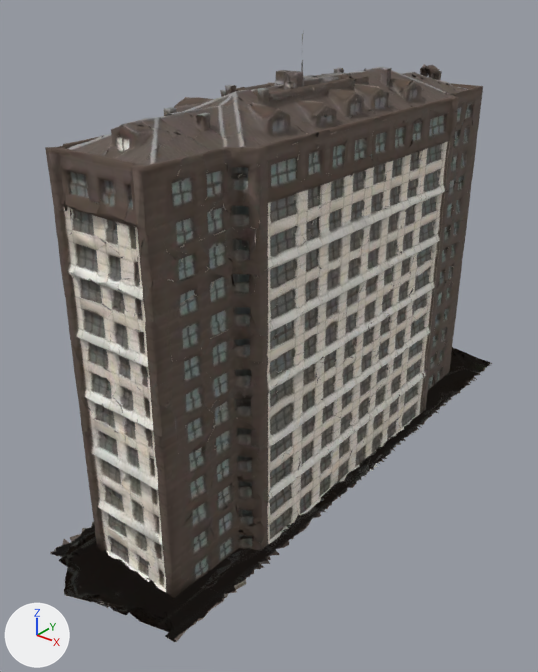
The glTF model assets/heavy/towers/urban-tower.glb as it was, and as the next commit left it.
Camera for both pictures: a 50 mm lens placed at (1.27, -1.73, 0.87), pointed at (0.02, -0.17, -0.1). Every picture has the same lights, and +X, +Y and +Z are marked at lower left. The picture after the commit comes second. Vertices at exactly the same position are counted once.
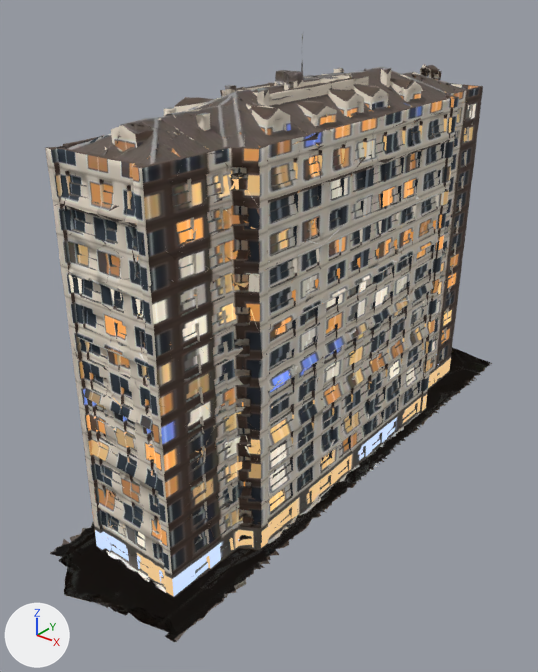
The newer file is also turned or shifted as a whole; pictures and numbers use the older file's frame.

Where the change shows, as pixel boxes [x1, y1, x2, y2] in the pictures (538 x 672 px):
'Mesh_0', reshaped
    before: [45, 30, 492, 642]
    after: [45, 34, 492, 642]
part 1 of me_mesh_0, reshaped
    before: [57, 62, 490, 642]
    after: [57, 61, 476, 642]
part 2 of me_mesh_0, recoloured
    both: [45, 65, 482, 598]

Patch to the scene script:
```diff
--- a/assets/heavy/towers/urban-tower.glb.py
+++ b/assets/heavy/towers/urban-tower.glb.py
@@ img_fac_base @@
+img_fac_base = load_image('fac-base', '_unpacked/fac-base', 2048, 1024, 'sRGB')
@@ img_fac_em @@
+img_fac_em = load_image('fac-em', '_unpacked/fac-em', 2048, 1024, 'sRGB')
@@ mat_facade @@
+mat_facade = bpy.data.materials.new('Facade')
+# uses the picture img_fac_base
+# uses the picture img_fac_em
@@ me_mesh_0 @@
 # used by ob_mesh_0; location = (0.0, 0.0, 0.0)
-me_mesh_0.from_pydata(...)  # 34173 vertices, 44332 faces; spans x -0.19..0.32, y -0.95..0.94, z -0.54..0.75
+me_mesh_0.from_pydata(...)  # 30802 vertices, 43313 faces; spans x -0.19..0.32, y -0.95..0.94, z -0.54..0.75
+# me_mesh_0 part 1: 1061 vertices moved from x -0.17..0.31, y -0.91..0.94, z -0.54..0.63 to x -0.17..0.3, y -0.91..0.94, z -0.54..0.63; 3735 vertices removed from x -0.17..0.31, y -0.95..0.94, z -0.54..0.71; 380 vertices added at x -0.17..0.31, y -0.87..0.92, z -0.54..0.66
+# me_mesh_0 part 2: 15522 faces spanning x -0.15..0.28, y -0.79..0.75, z -0.54..0.64 switch from mat_material_0 (picture img_ut_l_glb_base) to mat_facade
+# other edits to the shape of me_mesh_0 do not show in these pictures
```
